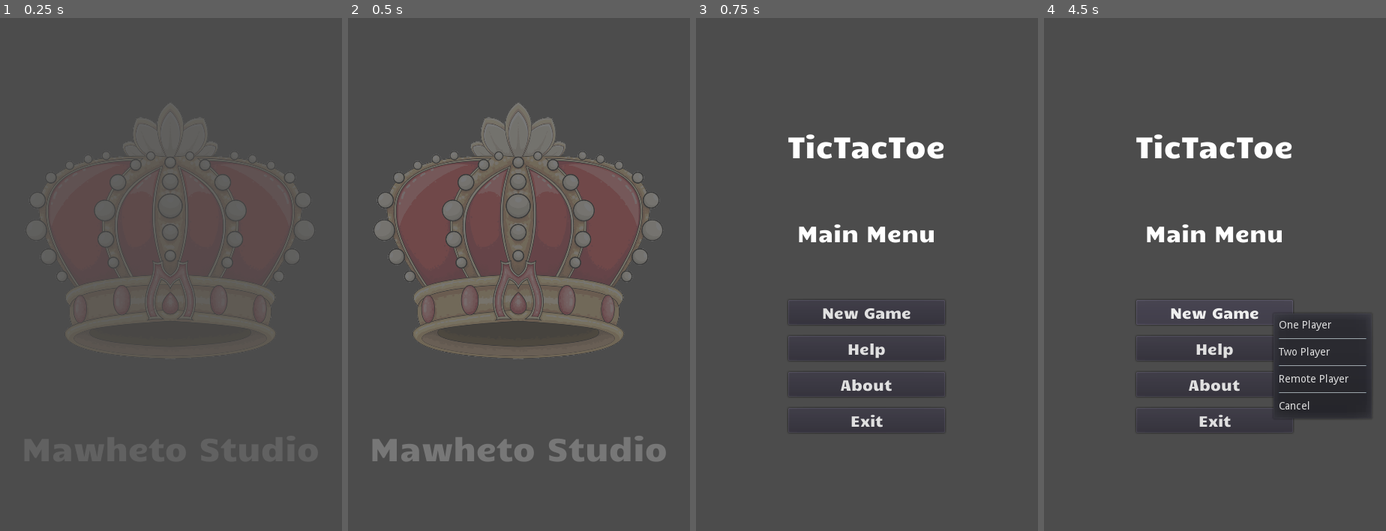
Above: before the commit, frames 1-4 (left to right).
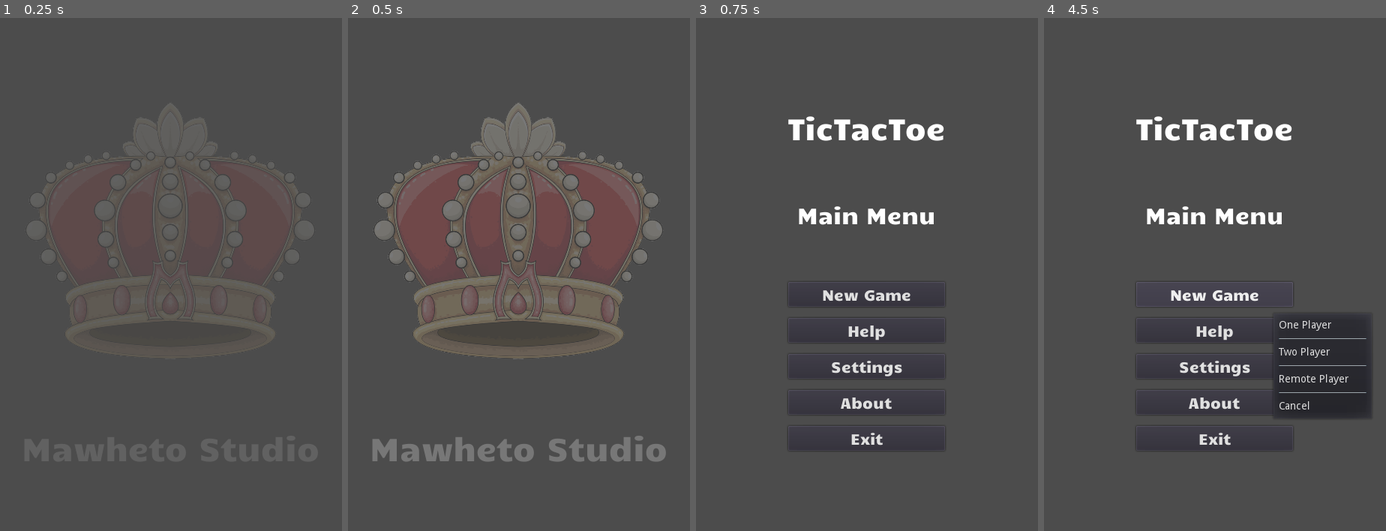
Above: after the commit, the same moments.

Repository: edd34/TicTacToe_Godot
Game: Godot game, scene res://Scenes/Splash0.tscn
Two runs of this game, one before a commit and one after it. Both use one fixed random seed, a clock stepped at 60 frames per second and the inputs below.
Inputs (mouse positions are in pixels of both pictures, inside the frame that each line leads up to):
- Up to frame 1 (0.25 s): no input
- Up to frame 2 (0.5 s): no input
- Up to frame 3 (0.75 s): tap Enter at 0.5 s; move the mouse to (945, 253) at 0.52 s; hold Enter from 0.53 s (still down); click (945, 253) at 0.67 s
- Up to frame 4 (4.5 s): release Enter at 1.25 s; click "About" at 1.25 s; click "Back" at 2 s; click "Help" (after the commit: "Settings") at 2.75 s; click "Back" at 3.5 s; click "New Game" at 4.25 s

Frames 1-2 are identical in both runs. In frame 3, 5.5% of the frame differs, in the area x 26-73%, y 19-85%; in frame 4, 5.5%.

Commit message:
add a setting entry

Diff:
--- a/Scenes/MainMenu.tscn
+++ b/Scenes/MainMenu.tscn
@@ -47,7 +47,7 @@
 font_data = ExtResource( 1 )
 _sections_unfolded = [ "Font", "Resource", "Settings" ]
 
-[node name="Node" type="Node"]
+[node name="Node" type="Node" index="0"]
 
 [node name="MarginContainer" type="MarginContainer" parent="." index="0"]
 
@@ -95,9 +95,9 @@
 anchor_right = 0.0
 anchor_bottom = 0.0
 margin_left = 131.0
-margin_top = 155.0
+margin_top = 131.0
 margin_right = 340.0
-margin_bottom = 565.0
+margin_bottom = 589.0
 rect_pivot_offset = Vector2( 0, 0 )
 rect_clip_content = false
 mouse_filter = 1
@@ -161,7 +161,7 @@
 anchor_bottom = 0.0
 margin_top = 233.0
 margin_right = 209.0
-margin_bottom = 410.0
+margin_bottom = 458.0
 rect_pivot_offset = Vector2( 0, 0 )
 rect_clip_content = false
 mouse_filter = 1
@@ -226,7 +226,7 @@
 script = ExtResource( 3 )
 _sections_unfolded = [ "Focus", "custom_fonts" ]
 
-[node name="AboutButton" type="Button" parent="MarginContainer/CenterContainer/MainScreen/MainMenu" index="2"]
+[node name="Settings" type="Button" parent="MarginContainer/CenterContainer/MainScreen/MainMenu" index="2"]
 
 anchor_left = 0.0
 anchor_top = 0.0
@@ -235,6 +235,33 @@
 margin_top = 96.0
 margin_right = 209.0
 margin_bottom = 129.0
+rect_pivot_offset = Vector2( 0, 0 )
+rect_clip_content = false
+focus_mode = 2
+mouse_filter = 0
+mouse_default_cursor_shape = 0
+size_flags_horizontal = 1
+size_flags_vertical = 1
+custom_fonts/font = SubResource( 4 )
+toggle_mode = false
+enabled_focus_mode = 2
+shortcut = null
+group = null
+text = "Settings"
+flat = false
+align = 1
+script = ExtResource( 3 )
+_sections_unfolded = [ "Focus", "custom_fonts" ]
+
+[node name="AboutButton" type="Button" parent="MarginContainer/CenterContainer/MainScreen/MainMenu" index="3"]
+
+anchor_left = 0.0
+anchor_top = 0.0
+anchor_right = 0.0
+anchor_bottom = 0.0
+margin_top = 144.0
+margin_right = 209.0
+margin_bottom = 177.0
 rect_pivot_offset = Vector2( 0, 0 )
 rect_clip_content = false
 focus_mode = 2
@@ -253,15 +280,15 @@
 script = ExtResource( 4 )
 _sections_unfolded = [ "Focus", "custom_fonts" ]
 
-[node name="ExitButton" type="Button" parent="MarginContainer/CenterContainer/MainScreen/MainMenu" index="3"]
-
-anchor_left = 0.0
-anchor_top = 0.0
-anchor_right = 0.0
-anchor_bottom = 0.0
-margin_top = 144.0
-margin_right = 209.0
-margin_bottom = 177.0
+[node name="ExitButton" type="Button" parent="MarginContainer/CenterContainer/MainScreen/MainMenu" index="4"]
+
+anchor_left = 0.0
+anchor_top = 0.0
+anchor_right = 0.0
+anchor_bottom = 0.0
+margin_top = 192.0
+margin_right = 209.0
+margin_bottom = 225.0
 rect_pivot_offset = Vector2( 0, 0 )
 rect_clip_content = false
 focus_mode = 2
@@ -341,6 +368,8 @@
 
 [connection signal="pressed" from="MarginContainer/CenterContainer/MainScreen/MainMenu/Help" to="MarginContainer/CenterContainer/MainScreen/MainMenu/Help" method="_on_Help_pressed"]
 
+[connection signal="pressed" from="MarginContainer/CenterContainer/MainScreen/MainMenu/Settings" to="MarginContainer/CenterContainer/MainScreen/MainMenu/Settings" method="_on_Help_pressed"]
+
 [connection signal="pressed" from="MarginContainer/CenterContainer/MainScreen/MainMenu/AboutButton" to="MarginContainer/CenterContainer/MainScreen/MainMenu/AboutButton" method="_on_AboutButton_pressed"]
 
 [connection signal="pressed" from="MarginContainer/CenterContainer/MainScreen/MainMenu/ExitButton" to="MarginContainer/CenterContainer/MainScreen/MainMenu/ExitButton" method="_on_ExitButton_pressed"]
